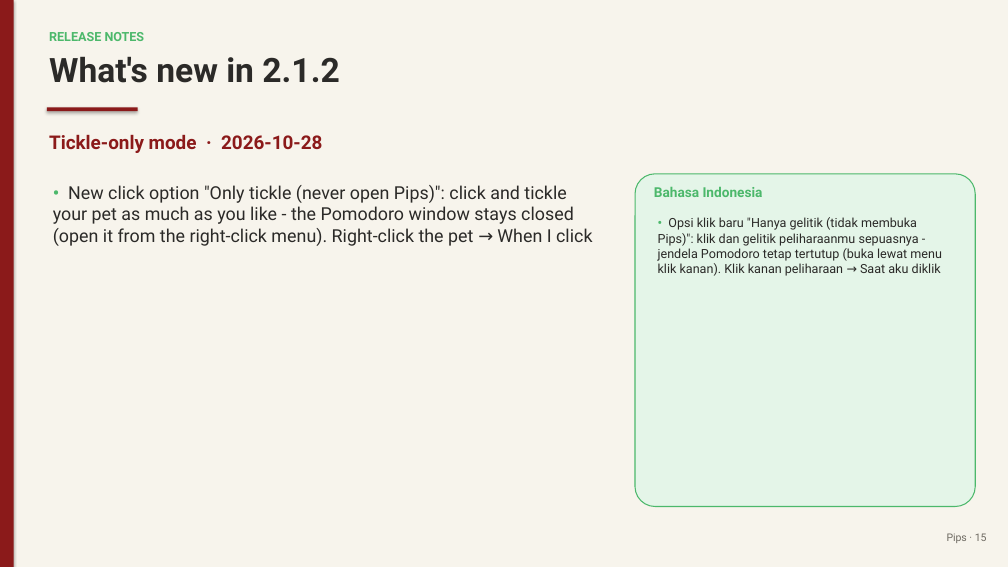
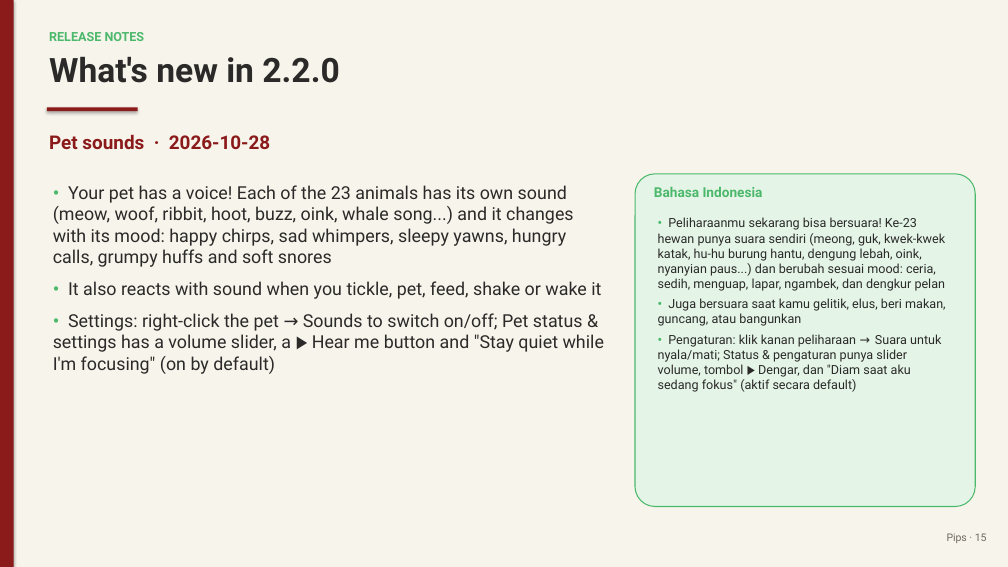
Before and after one commit to juw12/projects, a slide deck: slide 15 of apps/pips/web/download/Pips-Guide.pptx. Drawn at 1008x567 pixels with LibreOffice and Linux fonts; fonts in the diff are those of the drawing. Boxes give left, top, right and bottom in pixels: in the first picture for what was removed or moved away, otherwise in the second. Text is boxed around its words. In the diff, an @@ line names an element or a change of style, - is before the commit and + after.

Commit message:
pips 2.2.0: Pet sounds

```diff
--- a/apps/pips/web/download/Pips-Guide.pptx
+++ b/apps/pips/web/download/Pips-Guide.pptx
@@ text at <box>49,56,339,83</box>: text changed @@
-What's new in 2.1.2
+What's new in 2.2.0
@@ text at <box>49,135,270,149</box>: text changed @@
-Tickle-only mode · 2026-10-28
+Pet sounds · 2026-10-28
@@ text at <box>53,185,604,374</box>: text changed @@
-• New click option "Only tickle (never open Pips)": click and tickle your pet as much as you like - the Pomodoro window stays closed (open it from the right-click menu). Right-click the pet → When I click
+• Your pet has a voice! Each of the 23 animals has its own sound (meow, woof, ribbit, hoot, buzz, oink, whale song...) and it changes with its mood: happy chirps, sad whimpers, sleepy yawns, hungry calls, grumpy huffs and soft snores
+• It also reacts with sound when you tickle, pet, feed, shake or wake it
+• Settings: right-click the pet → Sounds to switch on/off; Pet status & settings has a volume slider, a ▶ Hear me button and "Stay quiet while I'm focusing" (on by default)
@@ text at <box>658,217,946,392</box>: text changed @@
-• Opsi klik baru "Hanya gelitik (tidak membuka Pips)": klik dan gelitik peliharaanmu sepuasnya - jendela Pomodoro tetap tertutup (buka lewat menu klik kanan). Klik kanan peliharaan → Saat aku diklik
+• Peliharaanmu sekarang bisa bersuara! Ke-23 hewan punya suara sendiri (meong, guk, kwek-kwek katak, hu-hu burung hantu, dengung lebah, oink, nyanyian paus...) dan berubah sesuai mood: ceria, sedih, menguap, lapar, ngambek, dan dengkur pelan
+• Juga bersuara saat kamu gelitik, elus, beri makan, guncang, atau bangunkan
+• Pengaturan: klik kanan peliharaan → Suara untuk nyala/mati; Status & pengaturan punya slider volume, tombol ▶ Dengar, dan "Diam saat aku sedang fokus" (aktif secara default)
```
Also in this commit, not shown: 5 other slides changed, 9 other files.
